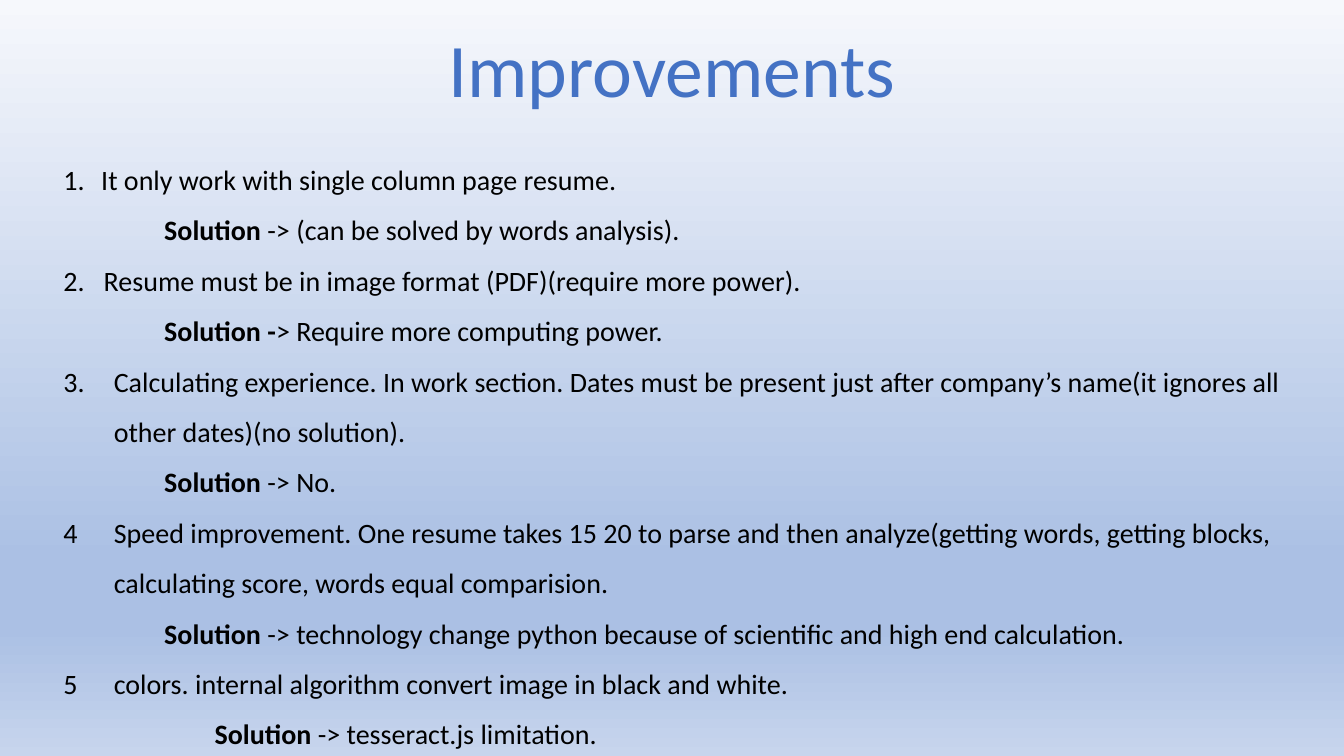
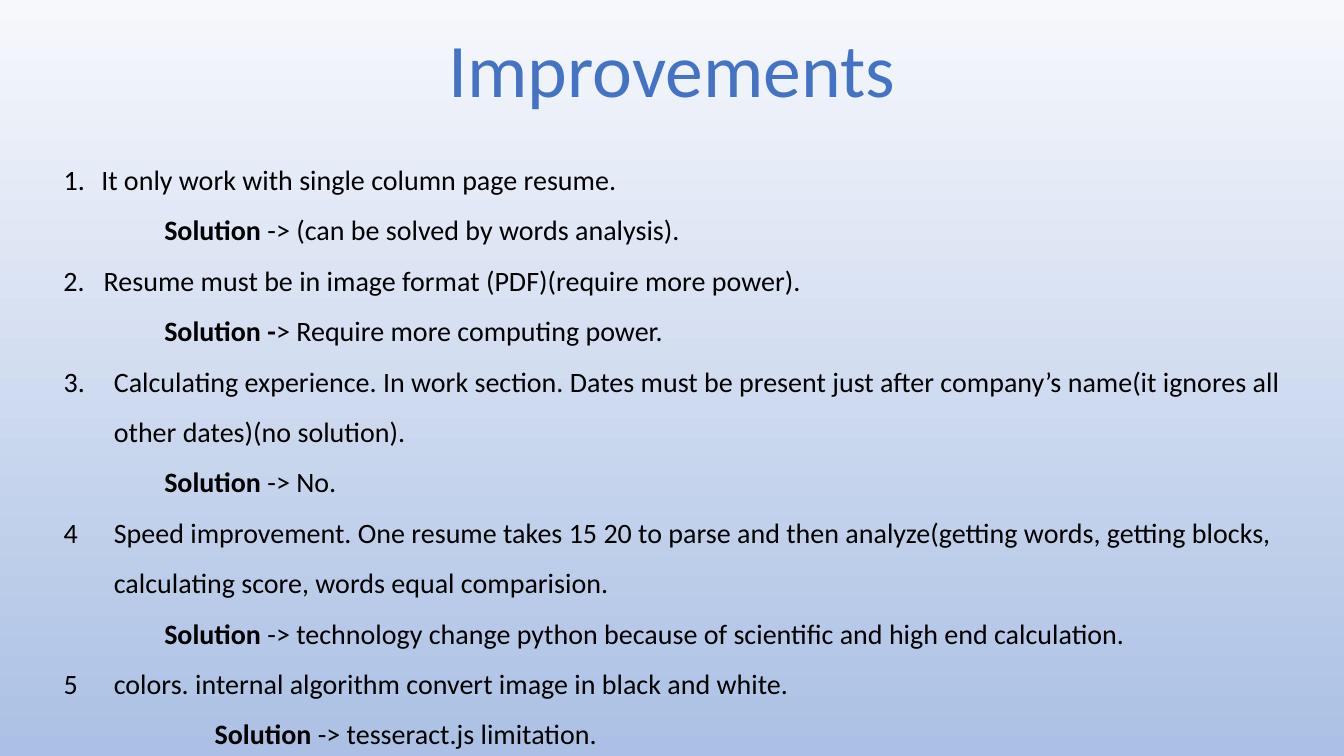
Before and after one commit to manish-bharti/resume-parser, a slide deck: slide 12 of CVIC/major_project_presentation.pptx (slide 11 before the commit). Drawn at 1344x756 pixels with LibreOffice and Linux fonts; fonts in the diff are those of the drawing. Boxes give left, top, right and bottom in pixels: in the first picture for what was removed or moved away, otherwise in the second. Text is boxed around its words. In the diff, an @@ line names an element or a change of style, - is before the commit and + after.

```diff
--- a/CVIC/major_project_presentation.pptx
+++ b/CVIC/major_project_presentation.pptx
@@ background gradient #F6F8FC to #ABC0E4 to #C7D5ED to gradient #F6F8FC to #ABC0E4 @@
@@ text at <box>101,170,1279,749</box>: indent changed; list level 2 to 1 in "Solution -> tesseract.js limitation." @@
```
Also in this commit, not shown: 11 other slides changed, 1 slide added, 7 other files.
